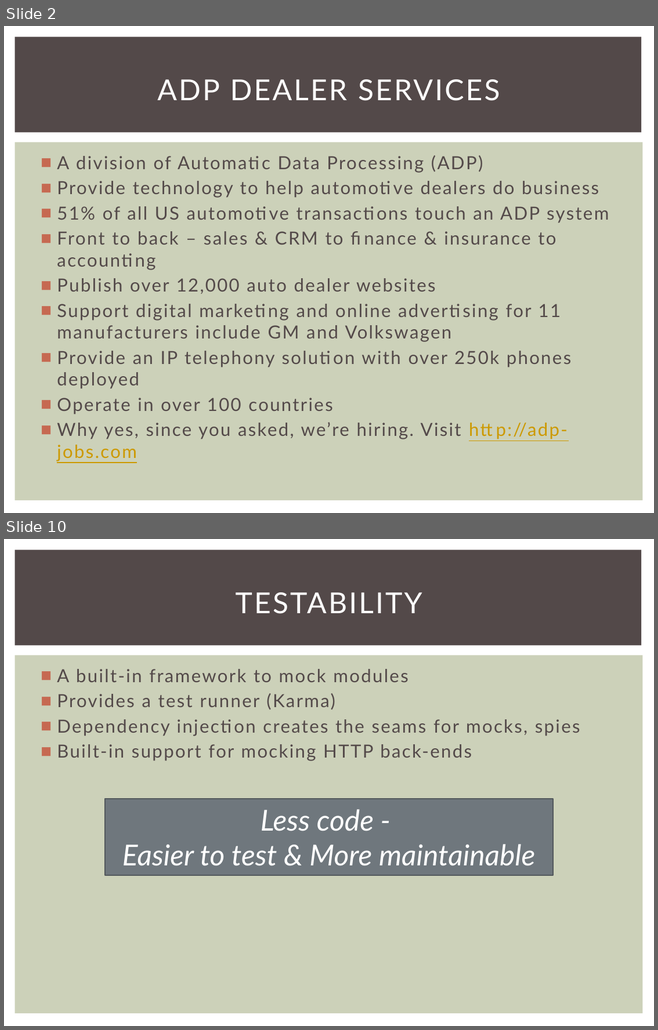
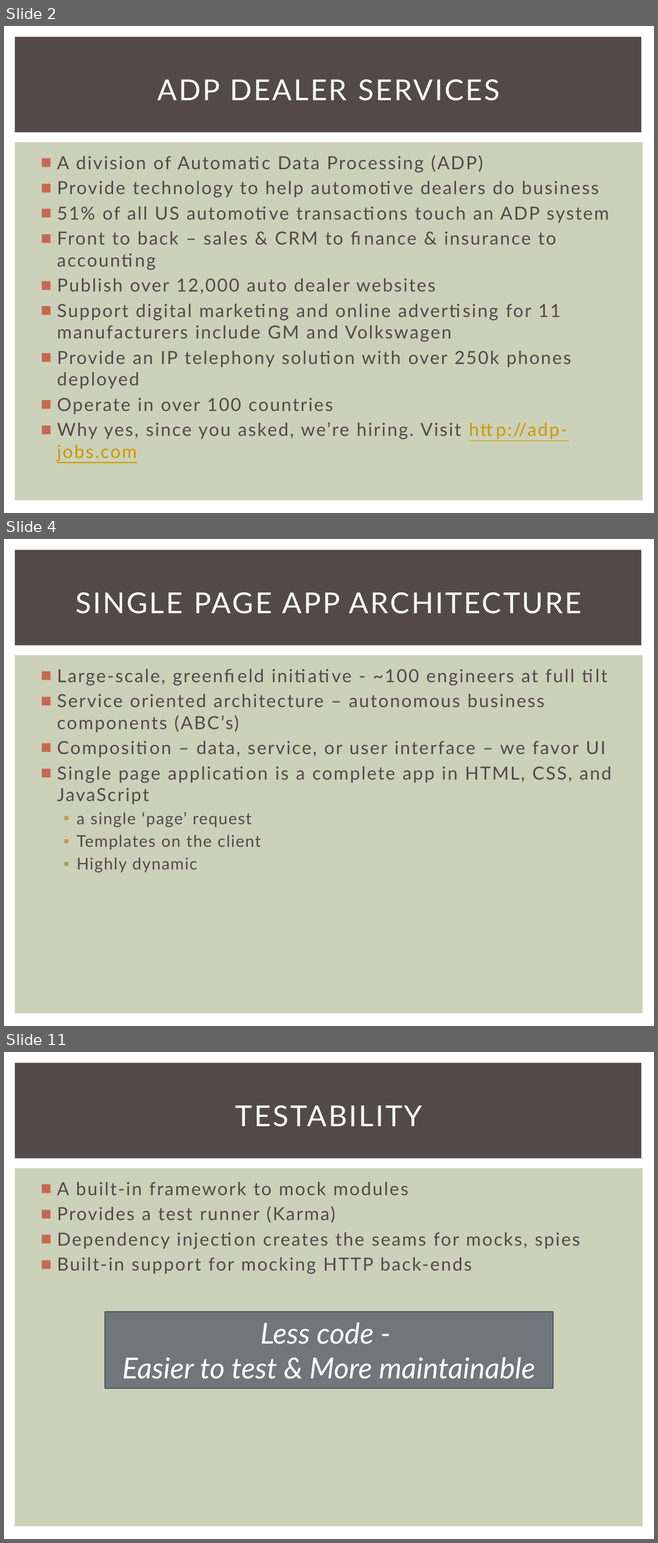
Before and after one commit to briangarofola/angularjs-meetup-portland, a slide deck: angularjs-meetup-portland.pptx. Shown one above the other, each under a label of ours: slides 2 and 10 before the commit, slides 2, 4 and 11 after it; the slides between them are not shown. The pictures are 658x1030 and 658x1543 pixels, drawn with LibreOffice and Linux fonts; fonts in the diff are those of the drawing. Boxes give left, top, right and bottom in pixels: in the first picture for what was removed or moved away, otherwise in the second. Text is boxed around its words. In the diff, an @@ line names an element or a change of style, - is before the commit and + after.

```diff
--- a/angularjs-meetup-portland.pptx
+++ b/angularjs-meetup-portland.pptx
@@ slide 4 added at box(4, 539, 654, 1026), background #FFFFFF; not listed: 2 template elements that a slide beside it also shows @@
@@ title added at box(75, 592, 582, 614), 32 pt, text #FFFFFF @@
+SINGLE PAGE APP ARCHITECTURE
@@ text added at box(57, 669, 611, 873), 20 pt, text #534949 @@
+■ Large-scale, greenfield initiative - ~100 engineers at full tilt
+■ Service oriented architecture – autonomous business components (ABC’s)
+■ Composition – data, service, or user interface – we favor UI
+■ Single page application is a complete app in HTML, CSS, and JavaScript
+  ▪ a single ‘page’ request
+  ▪ Templates on the client
+  ▪ Highly dynamic
@@ what was slide 10 is now slide 11 @@
```
Also in this commit, not shown: 7 slides changed, 3 other files.
